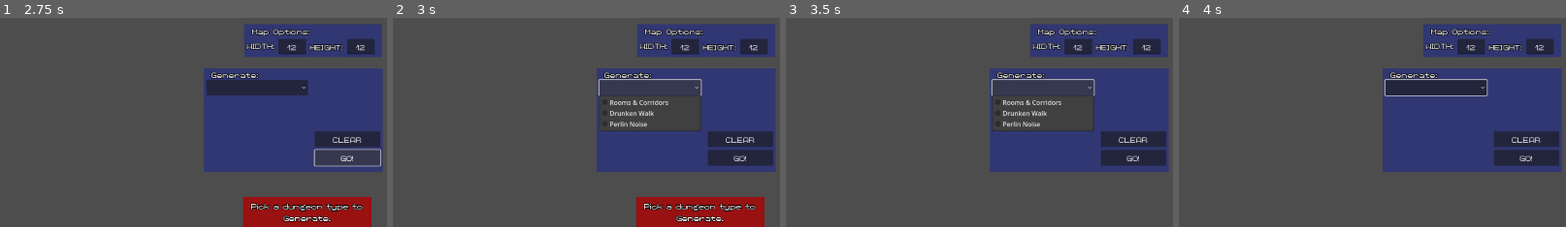
Above: before the commit, frames 1-4 (left to right).
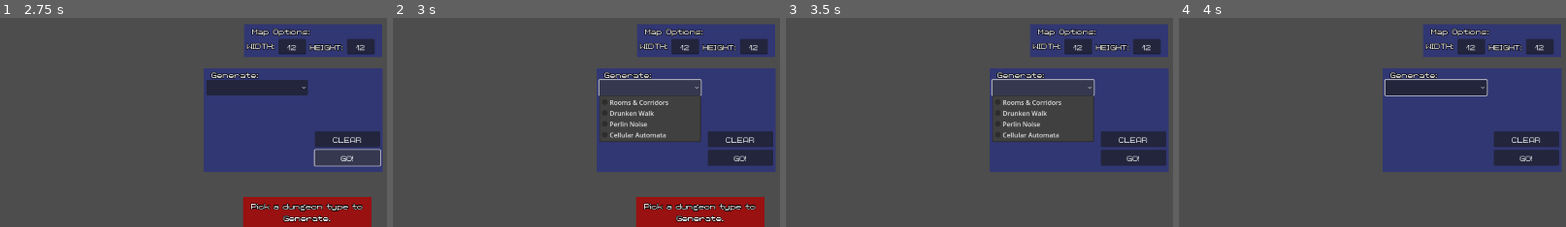
Above: after the commit, the same moments.

Repository: JPGFG/proc-gen
Game: Godot game, scene res://assets/scenes/game_map.tscn
Same seed, same stepped clock (60 frames per second), same inputs: the game is played once before the commit and once after it.
Inputs (mouse positions are % of the whole screen's width and height, from its top left):
- Up to frame 1 (2.75 s): click (88, 7) at 0.52 s; type "12" at 0.6 s; click (97, 7) at 0.75 s; type "12" at 0.83 s; click "GO!" at 1.25 s; click "GO!" at 2 s
- Up to frame 2 (3 s): click (83, 17) at 2.75 s
- Up to frame 3 (3.5 s): no input
- Up to frame 4 (4 s): tap X at 3.5 s; move the mouse to (72, 43) at 3.52 s; hold D (move_right) from 3.53 s (still down); hold Q (zoom_in) from 3.53 s (still down); click (72, 43) at 3.67 s
The pictures show only the part of the screen within x 50-100%, y 0-50%; the shares and areas given below are measured in that part.

Frame 1 is identical in both runs. In frame 2, 1.3% of the frame differs, in the area x 53-80%, y 53-60%; in frame 3, 1.3%; in frame 4, nothing differs.

Commit message:
began rudimentary work on pathfinding (djikstra)

Diff:
--- /dev/null
+++ b/assets/scenes/PathFinder.gd
@@ -0,0 +1,39 @@
+class_name PathFinder
+extends Node2D
+
+@export var tileMap : TileMapLayer
+var game_map: GameMap
+var start_point : Vector2i
+var end_point : Vector2i
+var enabled : bool = true
+
+# tileMap.local_to_map(tileMap.get_local_mouse_position()) Returns the local tile location in the grid.
+
+func _init(_game_map : GameMap, _tile_map : TileMapLayer):
+	game_map = _game_map
+	tileMap = _tile_map
+	start_point = Vector2.ZERO
+	end_point = Vector2.ZERO
+	# enabled = false # (for later)
+
+func clearPoints():
+	start_point = Vector2i.ZERO
+	end_point = Vector2i.ZERO
+
+func _unhandled_input(event: InputEvent) -> void:
+	if event is InputEventMouseButton and event.pressed and event.button_index == MOUSE_BUTTON_LEFT and enabled:
+		if start_point == Vector2i.ZERO && end_point == Vector2i.ZERO:
+			start_point = tileMap.local_to_map(tileMap.get_local_mouse_position())
+			print(start_point)
+		elif start_point != Vector2i.ZERO && end_point == Vector2i.ZERO:
+			end_point = tileMap.local_to_map(tileMap.get_local_mouse_position())
+			print(end_point)
+			print("do djikstra")
+			print (start_point.distance_to(end_point))
+		elif (start_point != Vector2i.ZERO && end_point != Vector2i.ZERO):
+			clearPoints()
+
+		return
+
+func pathfind(_start_point : Vector2i, _end_point : Vector2i):
+	pass
--- /dev/null
+++ b/assets/scenes/path_finder.tscn
@@ -0,0 +1,7 @@
+[gd_scene load_steps=2 format=3 uid="uid://fwvovdelomoe"]
+
+[ext_resource type="Script" uid="uid://brbn5l1quosuf" path="res://assets/scenes/PathFinder.gd" id="1_hjbc7"]
+
+[node name="PathFinder" type="Node2D" node_paths=PackedStringArray("tileMap")]
+script = ExtResource("1_hjbc7")
+tileMap = NodePath("")
--- a/assets/scenes/ui_overlay.tscn
+++ b/assets/scenes/ui_overlay.tscn
@@ -53,13 +53,15 @@
 offset_bottom = 66.0
 toggle_mode = false
 allow_reselect = true
-item_count = 3
+item_count = 4
 popup/item_0/text = "Rooms & Corridors"
 popup/item_0/id = 0
 popup/item_1/text = "Drunken Walk"
 popup/item_1/id = 1
 popup/item_2/text = "Perlin Noise"
 popup/item_2/id = 2
+popup/item_3/text = "Cellular Automata"
+popup/item_3/id = 3
 
 [node name="GenerateButton" type="Button" parent="GenerationPanel"]
 layout_mode = 0
--- a/scripts/handlers/GenerationHandler.gd
+++ b/scripts/handlers/GenerationHandler.gd
@@ -1,7 +1,7 @@
 class_name GenerationHandler
 extends Control
 
-enum dungeonType {RECT_CORRIDOR, DRUNKEN_WALK, PERLIN_NOISE}
+enum dungeonType {RECT_CORRIDOR, DRUNKEN_WALK, PERLIN_NOISE, CELLULAR_AUTOMATA}
 var generatorChoice = dungeonType
 var dungeonGenerators := []
 
@@ -33,6 +33,7 @@
 		0: generatorChoice = dungeonType.RECT_CORRIDOR
 		1: generatorChoice = dungeonType.DRUNKEN_WALK
 		2: generatorChoice = dungeonType.PERLIN_NOISE
+		3: generatorChoice = dungeonType.CELLULAR_AUTOMATA
 	setupGenUI(generatorChoice)
 
 func generate():
@@ -63,6 +64,15 @@
 			_dungeonGenerator = PerlinNoiseDungeonGenerator.new(_game_map, randi(), _frequency, _fractal_octaves, _fractal_lacunarity, _fractal_gain)
 			_dungeonGenerator.genDungeon()
 			bakeMap(_game_map)
+		dungeonType.CELLULAR_AUTOMATA:
+			var placement: float = float(inputOptionArray[0].inputField.text)
+			var survival: int = int(inputOptionArray[1].inputField.text)
+			var birth: int = int(inputOptionArray[2].inputField.text)
+			var generations: int = int(inputOptionArray[2].inputField.text)
+
+			_dungeonGenerator = CellularAutomataDungeonGenerator.new(_game_map, placement, survival, birth, generations)
+			_dungeonGenerator.genDungeon()
+			bakeMap(_game_map)
 
 func setupGenUI(type:dungeonType):
 	match type:
@@ -75,6 +85,9 @@
 		dungeonType.PERLIN_NOISE:
 			clearOptionUI()
 			handle_pn_generation()
+		dungeonType.CELLULAR_AUTOMATA:
+			clearOptionUI()
+			handle_ca_generation()
 
 func clearOptionUI():
 	for option in inputOptionArray:
@@ -97,11 +110,17 @@
 	add_input_option("Lacunarity", 1)
 	add_input_option("Gain", 1)
 
+func handle_ca_generation():
+	add_input_option("Placement", 1)
+	add_input_option("Survival")
+	add_input_option("Birth")
+	add_input_option("Iterations")
+
 # type 0 == int, type 1 == float
-func add_input_option(_display_text: String, type : int = 0):
+func add_input_option(_display_text: String, _data_type : int = 0):
 	var option = inputOption.instantiate() as InputOption
 	option.displayText.text = _display_text
-	if type == 1:
+	if _data_type == 1:
 		option.inputField.placeholder_text = "/flt/"
 	inputOptionContainer.add_child(option)
 	inputOptionArray.append(option)
--- a/scripts/handlers/Initializer.gd
+++ b/scripts/handlers/Initializer.gd
@@ -16,15 +16,19 @@
 func _ready():
 	var dungeonGenerator: DungeonGenerator
 	gameMap = GameMap.new(width, height)
-	# Testing Zone #
+	# Dungeon Generator Testing Zone
 	# Initialize your dungeonGenerator then render the map, final test is baking.
 	dungeonGenerator = CellularAutomataDungeonGenerator.new(gameMap, 0.45, 6, 3, 3)
 
 	dungeonGenerator.genDungeon()
-	# Testing Zone #
+	# // End Dungeon Generator Testing Zone
+	bakeMap(gameMap)
 
-	gameMap.render()
-	bakeMap(gameMap)
+	# Pathfinding Testing Zone
+	var pathfinder = PathFinder.new(gameMap, tileMap)
+	add_child(pathfinder)
+
+	# // End Pathfinding Testing Zone
 
 
 func bakeMap(game_map: GameMap) -> void:
--- a/scripts/map/cells/FloorCell.gd
+++ b/scripts/map/cells/FloorCell.gd
@@ -5,3 +5,4 @@
 	position.x = x
 	position.y = y
 	glyph = "."
+	walkable = true
--- a/scripts/map/cells/MapCell.gd
+++ b/scripts/map/cells/MapCell.gd
@@ -3,3 +3,4 @@
 
 var position: Vector2i
 var glyph: String
+var walkable: bool
--- a/scripts/map/cells/WallCell.gd
+++ b/scripts/map/cells/WallCell.gd
@@ -5,3 +5,4 @@
 	position.x = x
 	position.y = y
 	glyph = "#"
+	walkable = false
Not shown, added: assets/scenes/PathFinder.gd.uid
